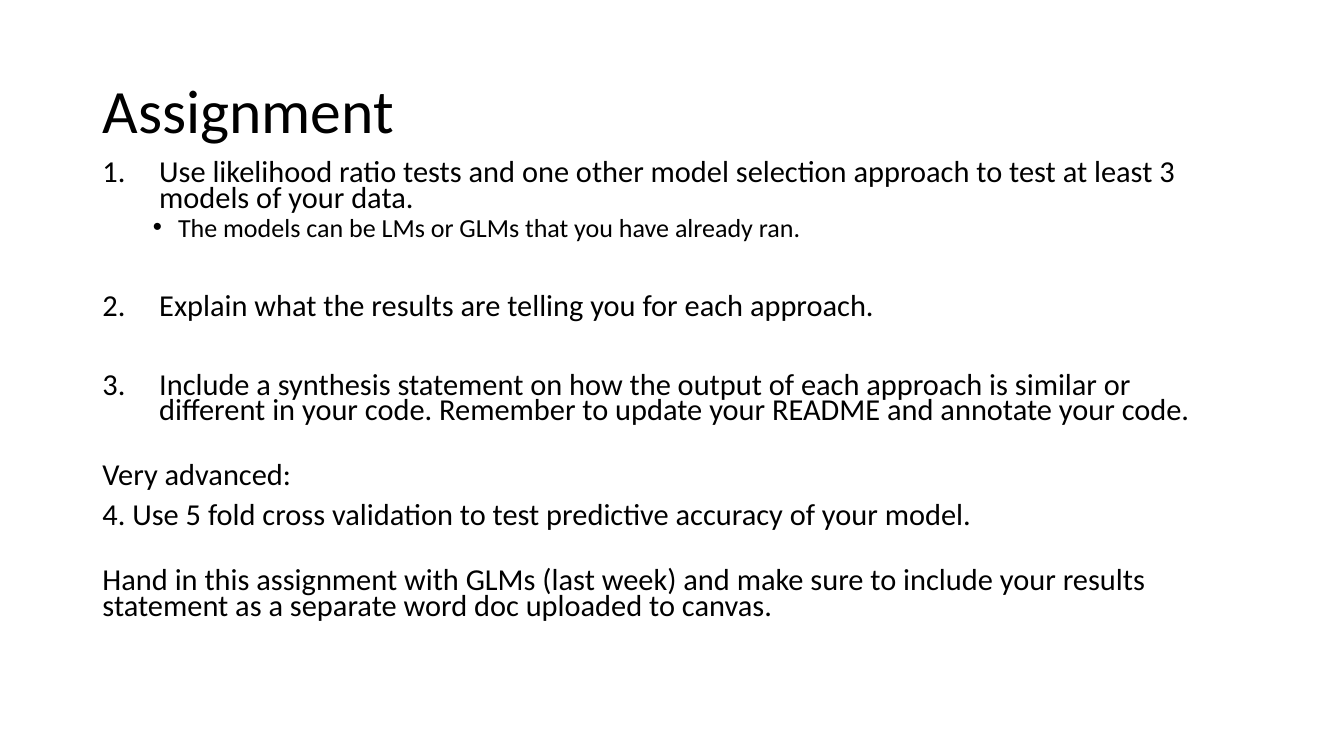
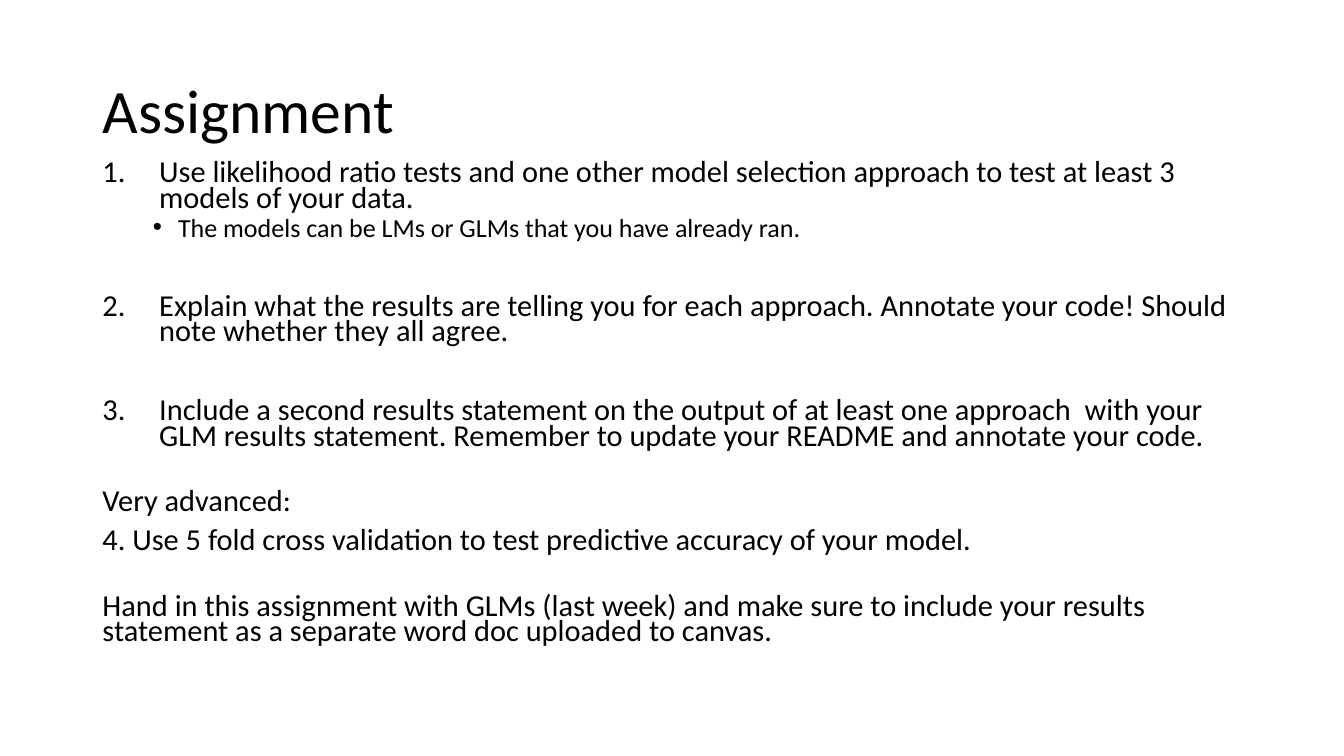
Before and after one commit to VTQuantMethodsEEB/klangwig, a slide deck: slide 6 of lectures/week_11_model_selection/le11_assignment.pptx (slide 4 before the commit). Drawn at 1344x756 pixels with LibreOffice and Linux fonts; fonts in the diff are those of the drawing. Boxes give left, top, right and bottom in pixels: in the first picture for what was removed or moved away, otherwise in the second. Text is boxed around its words. In the diff, an @@ line names an element or a change of style, - is before the commit and + after.

```diff
--- a/lectures/week_11_model_selection/le11_assignment.pptx
+++ b/lectures/week_11_model_selection/le11_assignment.pptx
@@ text at <box>159,295,1226,451</box>: text changed @@
-2. Explain what the results are telling you for each approach.
-3. Include a synthesis statement on how the output of each approach is similar or different in your code. Remember to update your README and annotate your code.
+2. Explain what the results are telling you for each approach. Annotate your code! Should note whether they all agree.
+3. Include a second results statement on the output of at least one approach with your GLM results statement. Remember to update your README and annotate your code.
```
Also in this commit, not shown: 1 other slide changed, 3 slides added, 1 slide removed, 4 other files.
